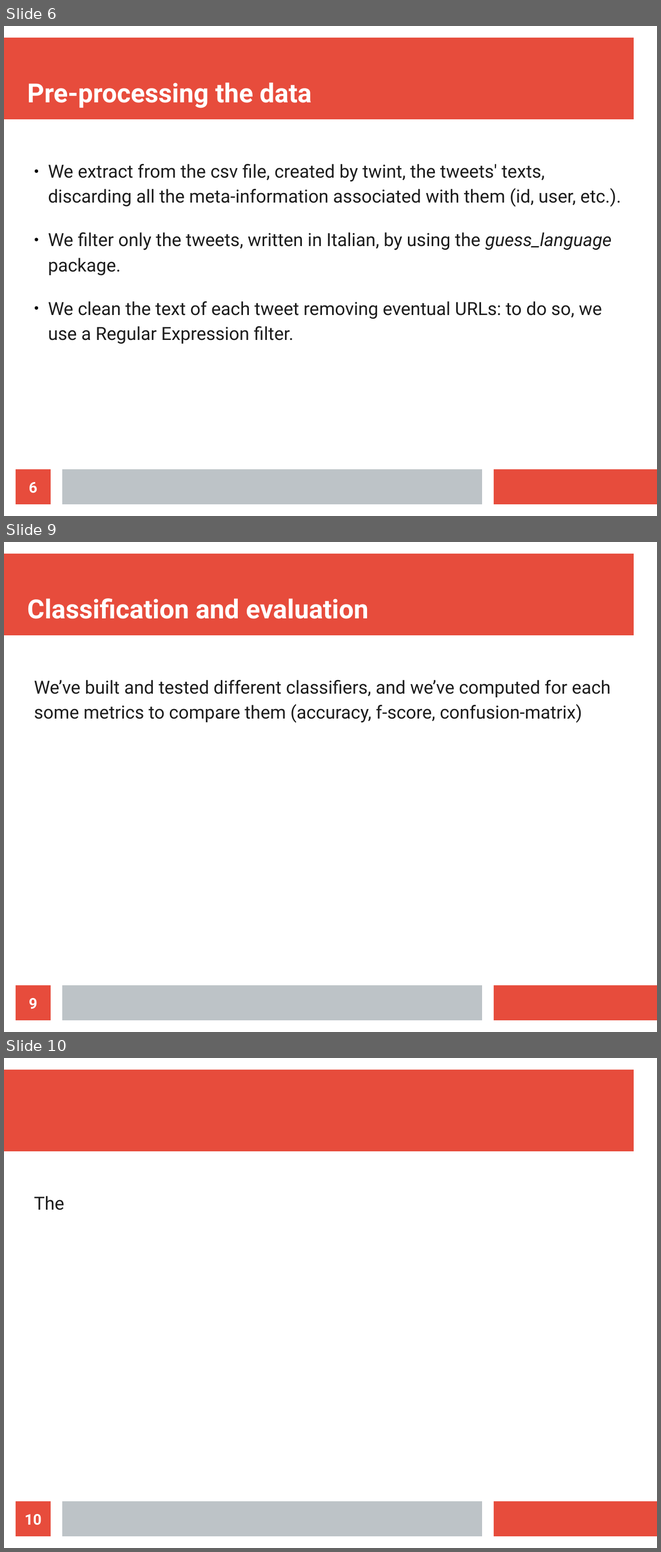
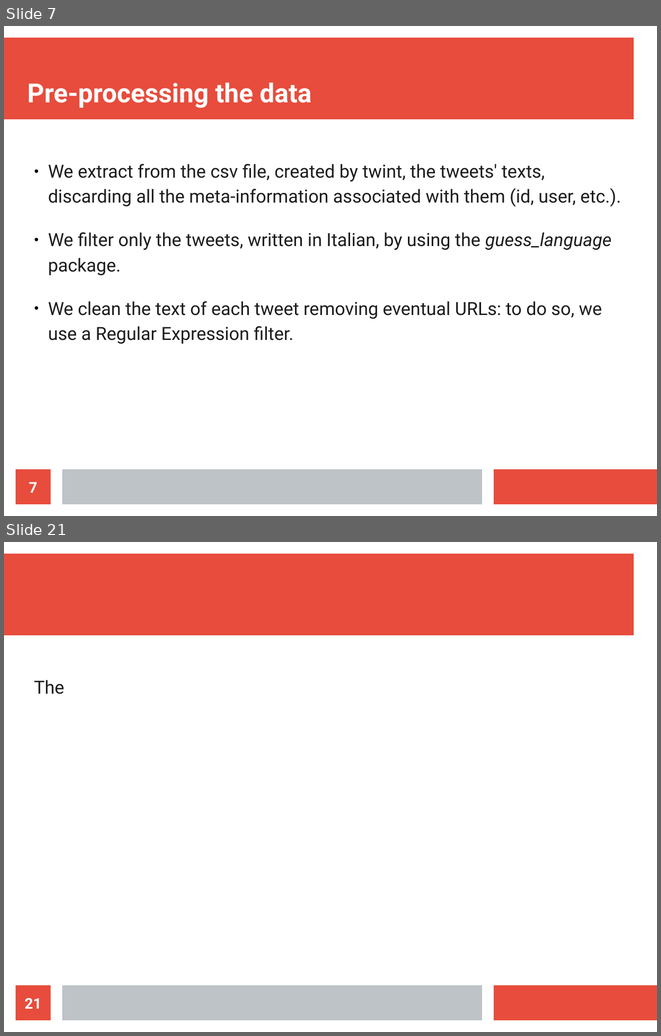
Before and after one commit to MarcoParola/STAD, a slide deck: doc/presentation.odp. Shown one above the other, each under a label of ours: slides 6, 9 and 10 before the commit, slides 7 and 21 after it; the slides between them are not shown. The pictures are 661x1552 and 661x1036 pixels, drawn with LibreOffice and Linux fonts; fonts in the diff are those of the drawing. Boxes give left, top, right and bottom in pixels: in the first picture for what was removed or moved away, otherwise in the second. Text is boxed around its words. In the diff, an @@ line names an element or a change of style, - is before the commit and + after.

```diff
--- a/doc/presentation.odp
+++ b/doc/presentation.odp
@@ slide 9 removed at (4,542,657,1032), background #FFFFFF; not listed: 3 template elements that a slide beside it also shows @@
@@ title removed at (27,598,368,619) @@
-Classification and evaluation
@@ text removed at (34,680,610,723) @@
-We’ve built and tested different classifiers, and we’ve computed for each some metrics to compare them (accuracy, f-score, confusion-matrix)
@@ page number removed at (16,985,51,1020) @@
-9
@@ what was slide 6 is now slide 7 @@
@@ page number at (29,482,37,492): text changed @@
-6
+7
@@ what was slide 10 is now slide 21 @@
@@ page number at (25,998,42,1008): text changed @@
-10
+21
```
Also in this commit, not shown: 2 slides changed, 13 slides added, 3 other slides removed.
